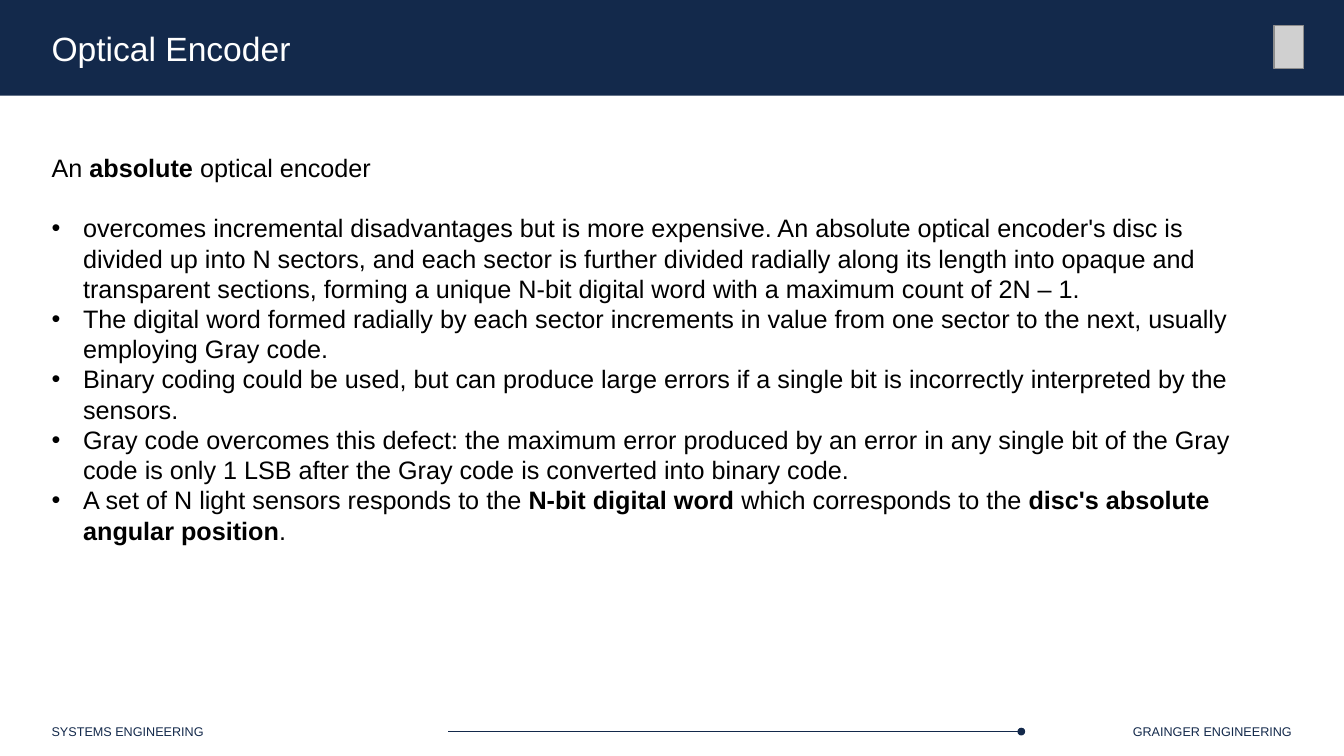
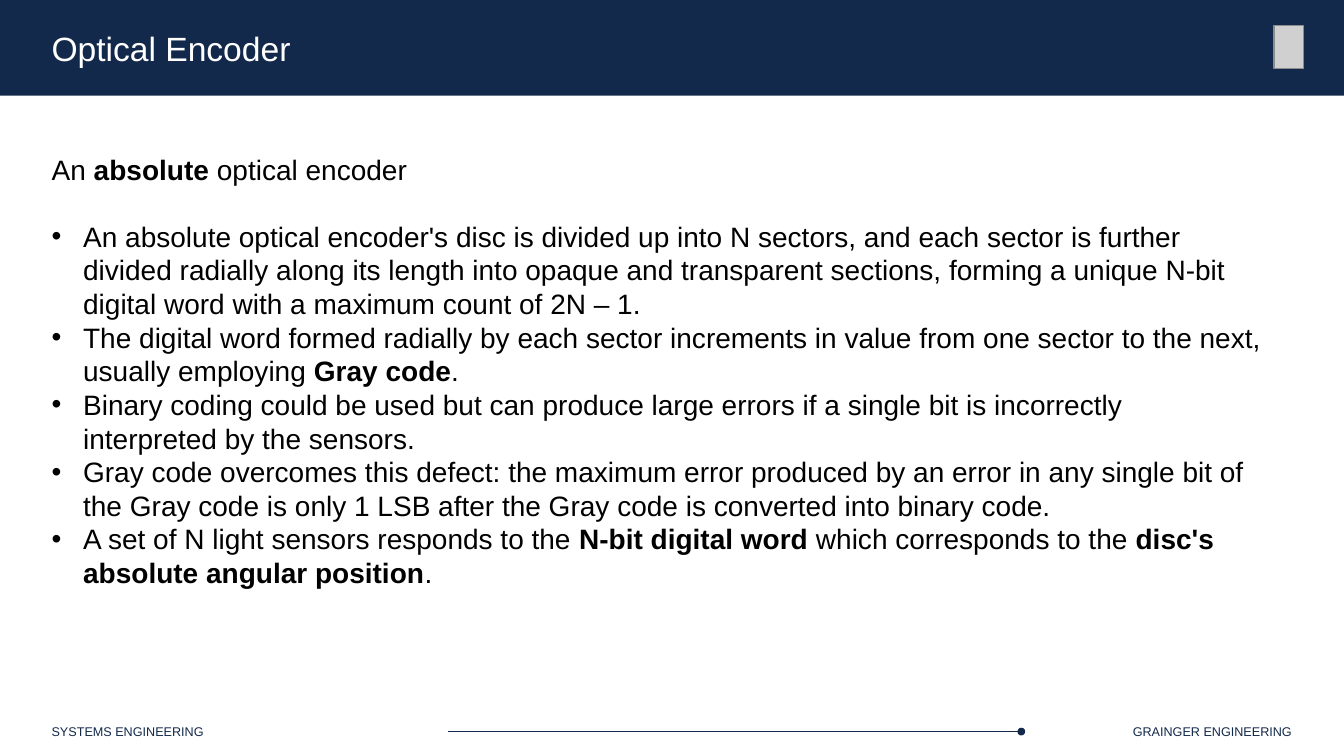
Before and after one commit to Marius-Juston/SE-423---Class-Material, a slide deck: slide 17 of Lectures/Slides/L6.pptx. Drawn at 1344x756 pixels with LibreOffice and Linux fonts; fonts in the diff are those of the drawing; grey boxes stand for pictures. Boxes give left, top, right and bottom in pixels: in the first picture for what was removed or moved away, otherwise in the second. Text is boxed around its words. In the diff, an @@ line names an element or a change of style, - is before the commit and + after.

Commit message:
updated encoder slides

```diff
--- a/Lectures/Slides/L6.pptx
+++ b/Lectures/Slides/L6.pptx
@@ text at (52,159,1261,588): size 18 to 20 pt in "An absolute optical encoder", "The digital word formed radially by each ...", "Gray code overcomes this defect: the maximum ...", "A set of N light sensors responds ..."; bold on in "Gray code." @@
@@ text at (83,226,1225,319): text changed; size 18 to 20 pt @@
-• overcomes incremental disadvantages but is more expensive. An absolute optical encoder's disc is divided up into N sectors, and each sector is further divided radially along its length into opaque and transparent sections, forming a unique N-bit digital word with a maximum count of 2N – 1.
+• An absolute optical encoder's disc is divided up into N sectors, and each sector is further divided radially along its length into opaque and transparent sections, forming a unique N-bit digital word with a maximum count of 2N – 1.
@@ text at (83,394,1122,454): text changed; size 18 to 20 pt @@
-• Binary coding could be used, but can produce large errors if a single bit is incorrectly interpreted by the sensors.
+• Binary coding could be used but can produce large errors if a single bit is incorrectly interpreted by the sensors.
```
Also in this commit, not shown: 4 other slides changed, 18 slides added.
